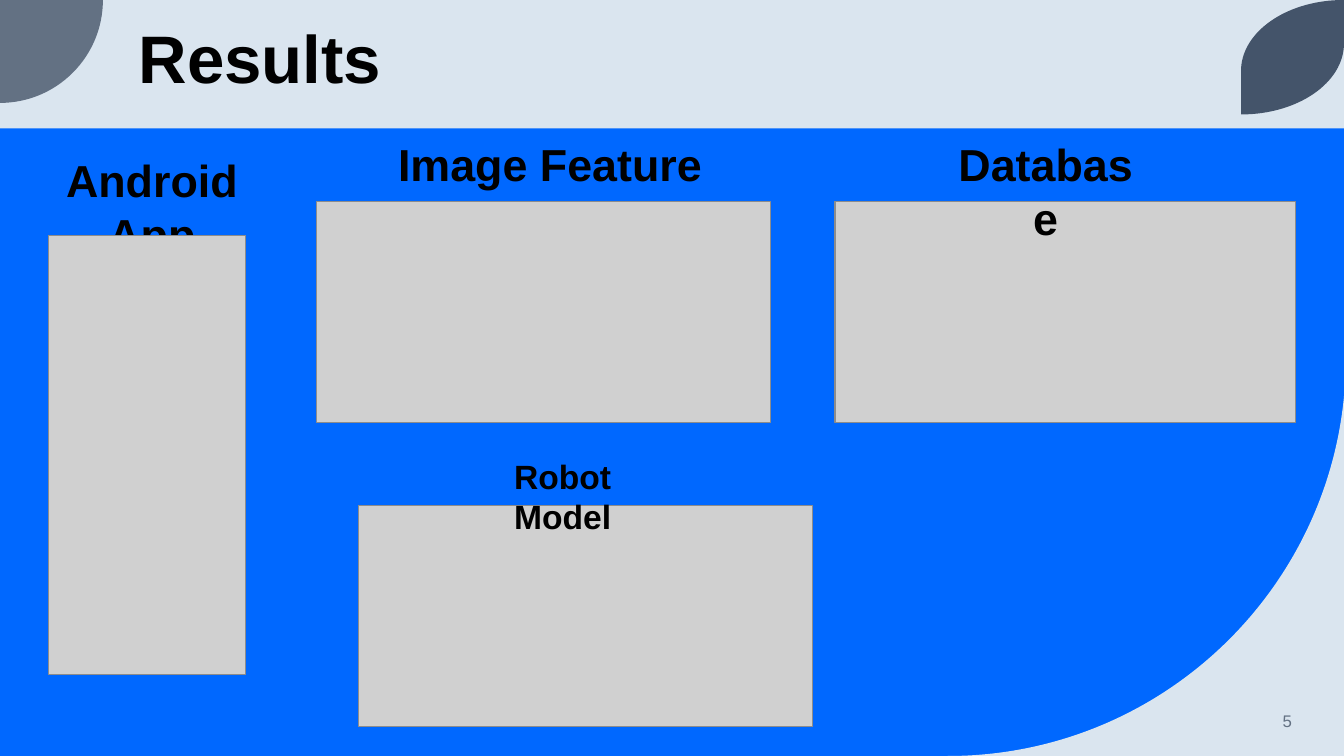
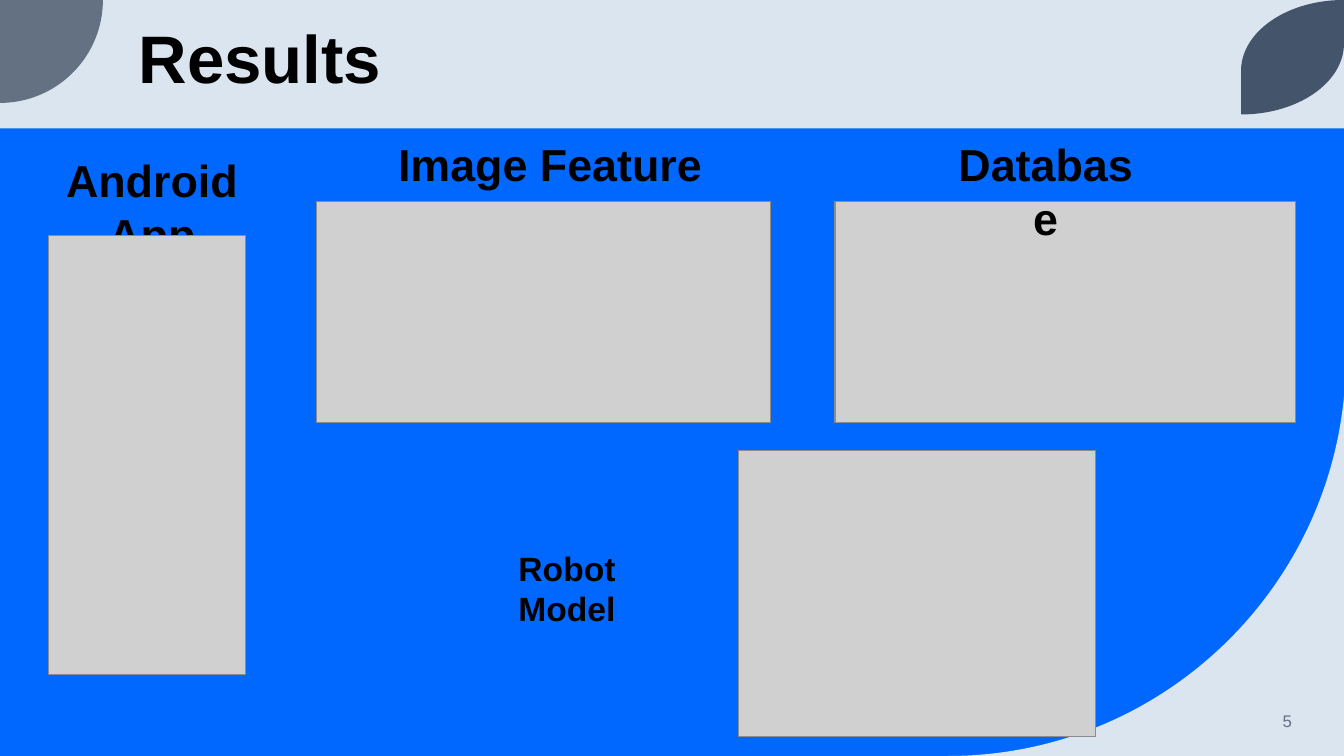
Before and after one commit to RonakSurana-2001/B-Tech-Project-Final-Codes, a slide deck: slide 5 of BTP Presentation.pptx. Drawn at 1344x756 pixels with LibreOffice and Linux fonts; fonts in the diff are those of the drawing; grey boxes stand for pictures. Boxes give left, top, right and bottom in pixels: in the first picture for what was removed or moved away, otherwise in the second. Text is boxed around its words. In the diff, an @@ line names an element or a change of style, - is before the commit and + after.

```diff
--- a/BTP Presentation.pptx
+++ b/BTP Presentation.pptx
@@ picture added at (739, 451, 1096, 736) @@
@@ picture removed at (358, 506, 813, 727) @@
@@ text "Robot Model": place and size @@
-text "Robot Model" at (514, 464, 611, 530)
+text "Robot Model" at (518, 556, 615, 622)
```
Also in this commit, not shown: 1 other slide changed, 3 other files.
